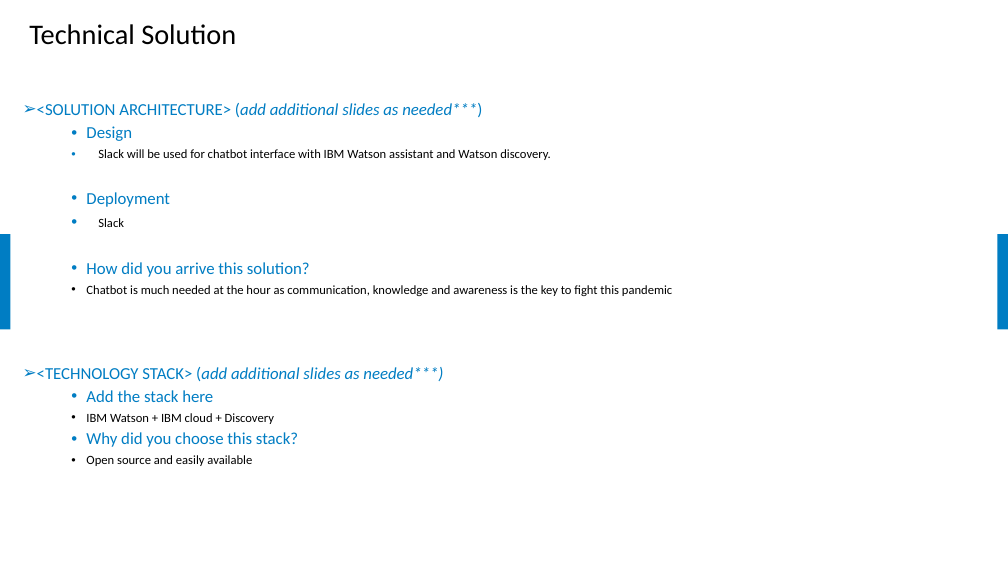
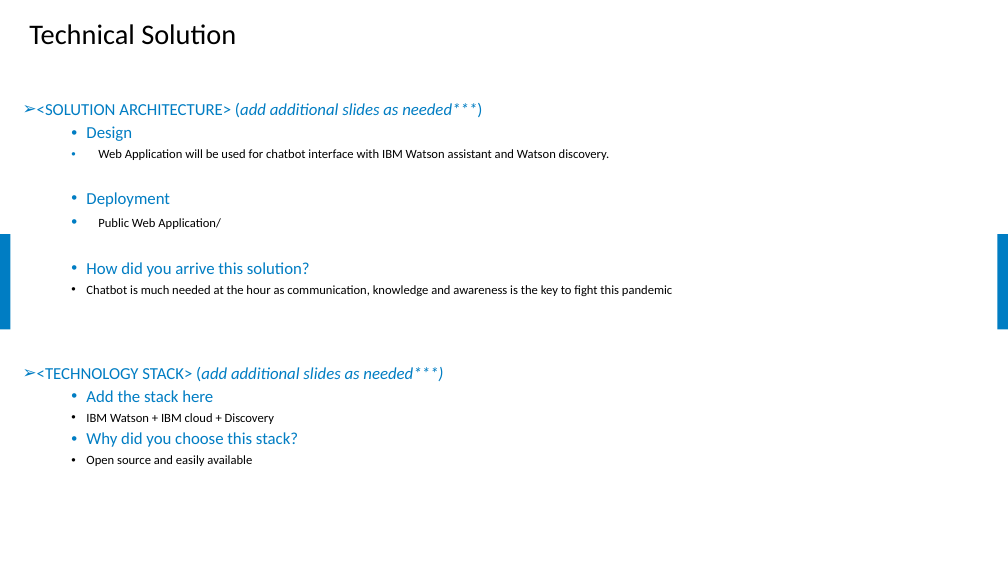
Before and after one commit to vs28031996/HackIt, a slide deck: slide 4 of Presentation/OpenHackwithIBM_Solution_v3.pptx. Drawn at 1008x567 pixels with LibreOffice and Linux fonts; fonts in the diff are those of the drawing; background and template pictures are left out. Boxes give left, top, right and bottom in pixels: in the first picture for what was removed or moved away, otherwise in the second. Text is boxed around its words. In the diff, an @@ line names an element or a change of style, - is before the commit and + after.

```diff
--- a/Presentation/OpenHackwithIBM_Solution_v3.pptx
+++ b/Presentation/OpenHackwithIBM_Solution_v3.pptx
@@ text at (x1=98, y1=149, x2=610, y2=160): text changed @@
-  • Slack will be used for chatbot interface with IBM Watson assistant and Watson discovery.
+  • Web Application will be used for chatbot interface with IBM Watson assistant and Watson discovery.
@@ text at (x1=98, y1=218, x2=221, y2=229): text changed @@
-  • Slack
+  • Public Web Application/
```
Also in this commit, not shown: 1 other slide changed, 25 other files.
